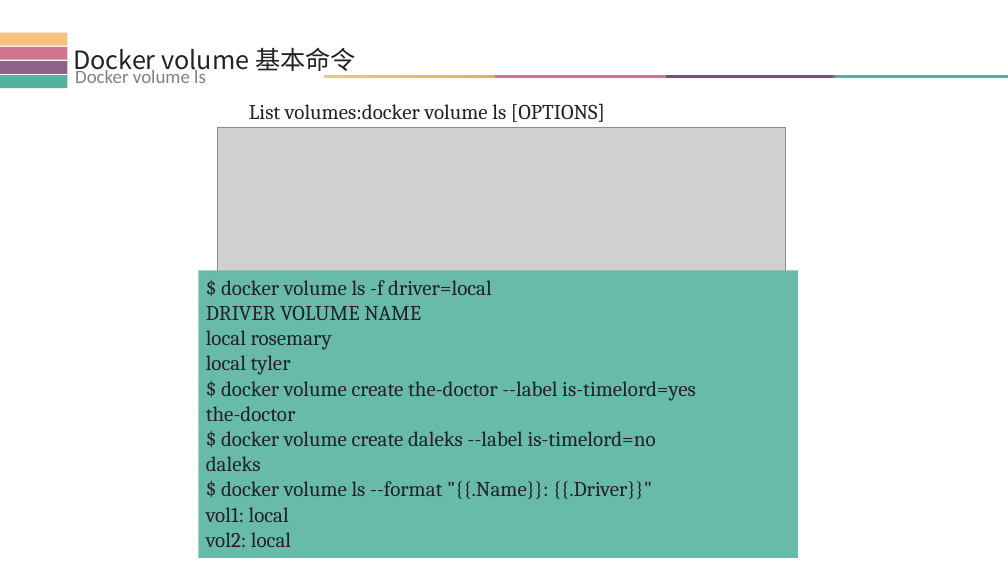
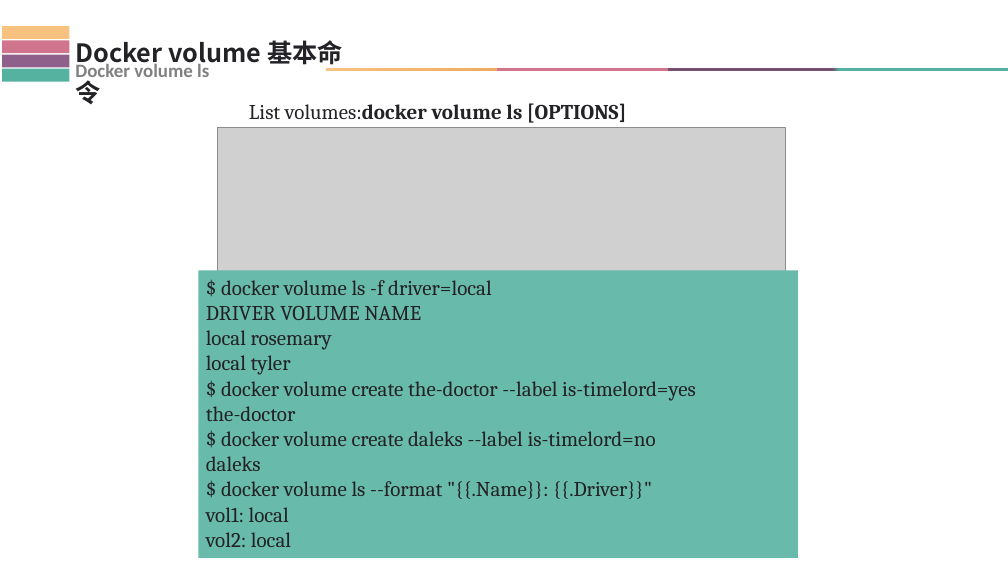
Before and after one commit to xiaolingzang/docker, a slide deck: slide 11 of dockerVolume.pptx. Drawn at 1008x567 pixels with LibreOffice and Linux fonts; fonts in the diff are those of the drawing; grey boxes stand for pictures. Boxes give left, top, right and bottom in pixels: in the first picture for what was removed or moved away, otherwise in the second. Text is boxed around its words. In the diff, an @@ line names an element or a change of style, - is before the commit and + after.

```diff
--- a/dockerVolume.pptx
+++ b/dockerVolume.pptx
@@ text "Docker volume 基本命令" at (x1=75, y1=40, x2=343, y2=104): bold on @@
@@ text "Docker volume ls" at (x1=75, y1=61, x2=209, y2=82): bold on @@
@@ 5 rectangles, 1 text moved together from (x1=0, y1=33, x2=1008, y2=88) to (x1=2, y1=26, x2=1008, y2=82) @@
@@ text "List volumes:docker volume ls [OPTIONS]" at (x1=249, y1=103, x2=626, y2=123): bold on in "volumes:docker volume ls [OPTIONS]" @@
```
Also in this commit, not shown: 18 other slides changed, 1 slide added, 1 other file.
